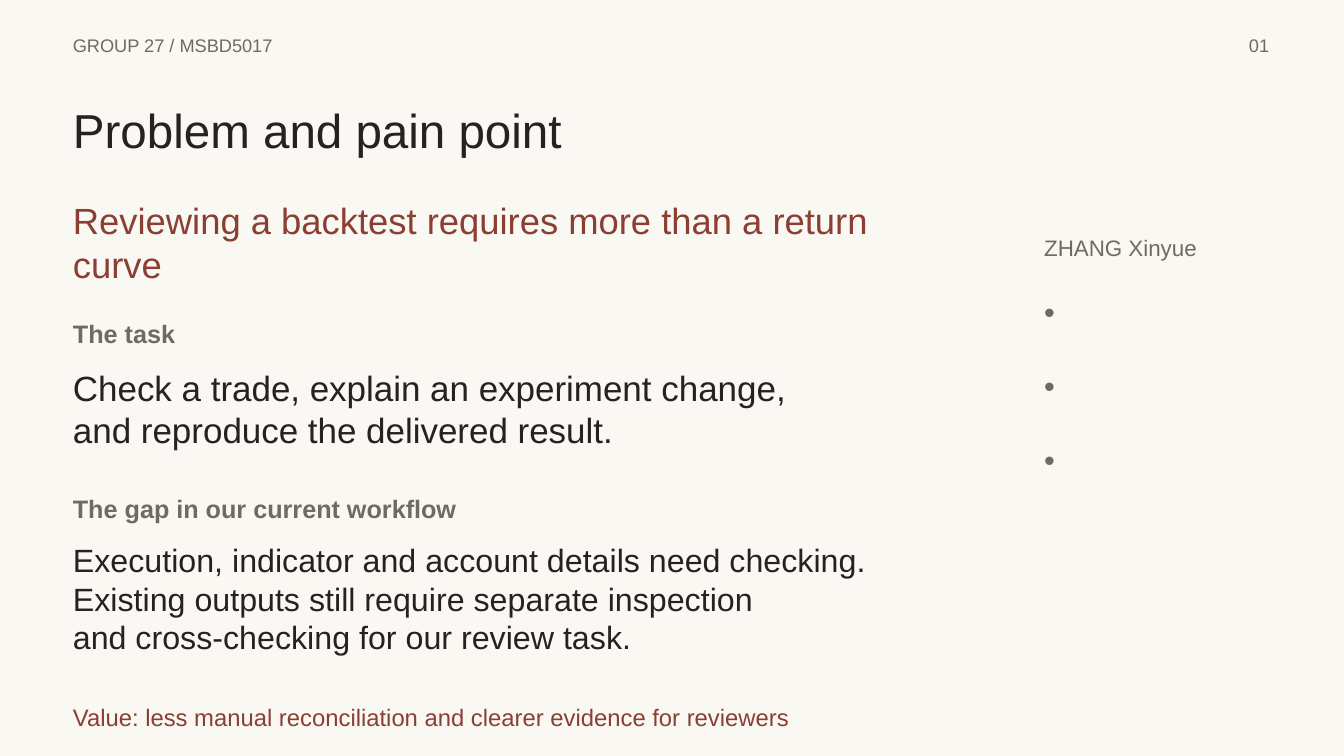
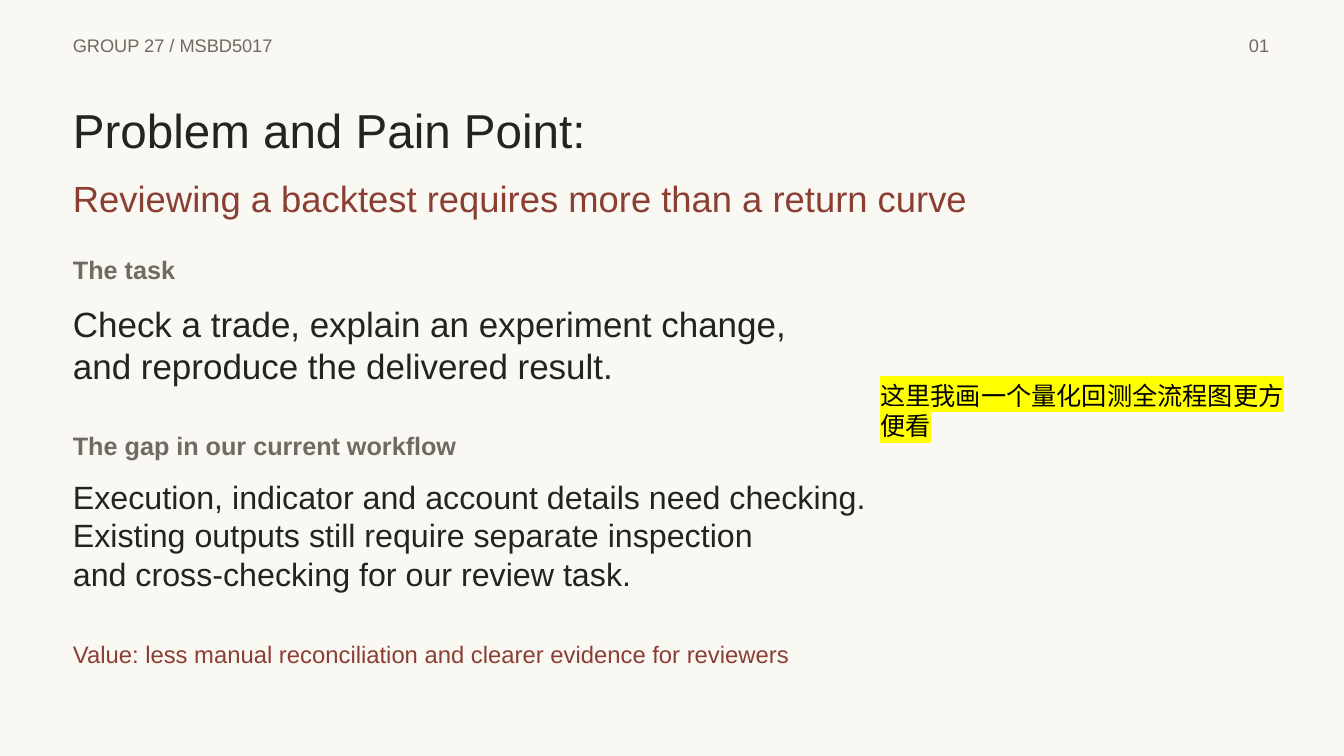
Before and after one commit to caraheqy-hub/msbd5017-crypto-quant, a slide deck: slide 2 of presentations/interim/group27_interim_with_appendix.pptx. Drawn at 1344x756 pixels with LibreOffice and Linux fonts; fonts in the diff are those of the drawing. Boxes give left, top, right and bottom in pixels: in the first picture for what was removed or moved away, otherwise in the second. Text is boxed around its words. In the diff, an @@ line names an element or a change of style, - is before the commit and + after.

```diff
--- a/presentations/interim/group27_interim_with_appendix.pptx
+++ b/presentations/interim/group27_interim_with_appendix.pptx
@@ text at [73,113,585,149]: text changed @@
-Problem and pain point
+Problem and Pain Point:
@@ text "Reviewing a backtest requires more ..." rewrapped from [73,207,868,279] to [73,185,967,220] @@
@@ text removed at [1044,240,1196,261] @@
-ZHANG Xinyue
@@ text removed at [1034,287,1287,602] @@
-•
-•
-•
@@ text added at [880,383,1283,437], 18 pt, text #000000 @@
+这里我画一个量化回测全流程图更方便看
@@ 5 texts: place and size @@
-5 texts at [73,325,865,727]
+5 texts at [73,261,865,664]
```
Also in this commit, not shown: 4 other slides changed, 17 other files.
